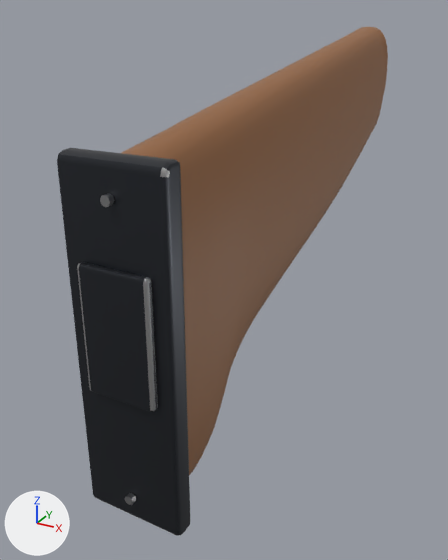
One commit to the glTF model assets/models/items/stock_rpk74.glb: the scene before it, then after it.
One viewpoint serves both versions: a 50 mm camera at (0.134, -0.304, 0.109) aimed at (-0.019, -0.026, -0.03). The axes (+X, +Y, +Z) are drawn at lower left. The lights are the same throughout. The first picture is the older version. Vertices at exactly the same position are counted once.

The first picture shows 'static_butt.001'.
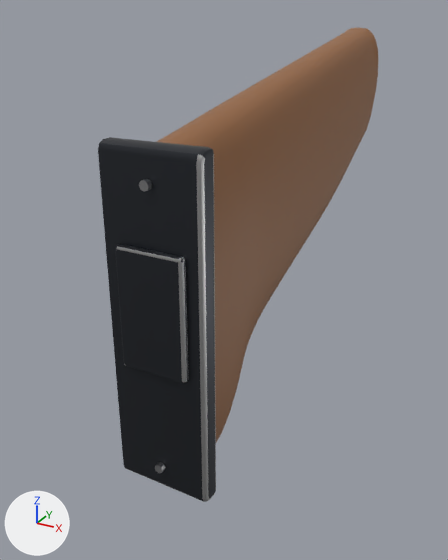
Location of each change, (x1, y1, x2, y2) in pixels of the pictures (448 x 560 px; the box of a moved part takes in the faces that stretch with it):
'static_butt.001', reshaped (15% narrower, 7% shorter): before (57, 27, 388, 536); after (98, 27, 378, 502)
part 1 of me_static_butt_001, moved or reshaped: before (100, 193, 115, 207); after (139, 179, 152, 191)
part 2 of me_static_butt_001, moved or reshaped: before (125, 493, 136, 505); after (155, 462, 166, 473)
part 3 of me_static_butt_001, moved or reshaped: before (57, 27, 388, 536); after (98, 27, 378, 502)
part 4 of me_static_butt_001, recoloured: before (160, 168, 166, 177); after (98, 143, 207, 163)

The edits, one by one:
me_static_butt_001 is used by ob_static_butt_001; location (0.0, 0.0, 0.0).
me_static_butt_001 had 2864 vertices, 5696 faces and spanned x -0.023..0.023, y -0.145..0.145, z -0.097..0.097.
me_static_butt_001 now has 2864 vertices, 5696 faces and spans x -0.023..0.023, y -0.122..0.122, z -0.097..0.097.
me_static_butt_001 part 1: the loose piece of 18 vertices spanning x -0.002..0.002, y -0.144..-0.142, z 0.046..0.051 is moved by (0.0, 0.022, 0.0).
me_static_butt_001 part 2: the loose piece of 18 vertices spanning x -0.002..0.002, y -0.144..-0.142, z -0.086..-0.081 is moved by (0.0, 0.022, 0.0).
me_static_butt_001 part 3: 2580 of 2864 vertices moved; they spanned x -0.023..0.023, y -0.145..0.145, z -0.097..0.097 and now span x -0.023..0.023, y -0.122..0.122, z -0.097..0.097; mean shift (0.0, 0.001, 0.0); largest move (-0.023, -0.141, -0.093) -> (0.022, -0.119, 0.059).
me_static_butt_001 part 4: 9 faces spanning x -0.023..0.023, y -0.12..-0.109, z -0.097..0.062 switch from mat_worn (grey #bcbcbc) to mat_blued (dark grey #3f4248).
Other edits to the shape of me_static_butt_001 do not show in these pictures.
